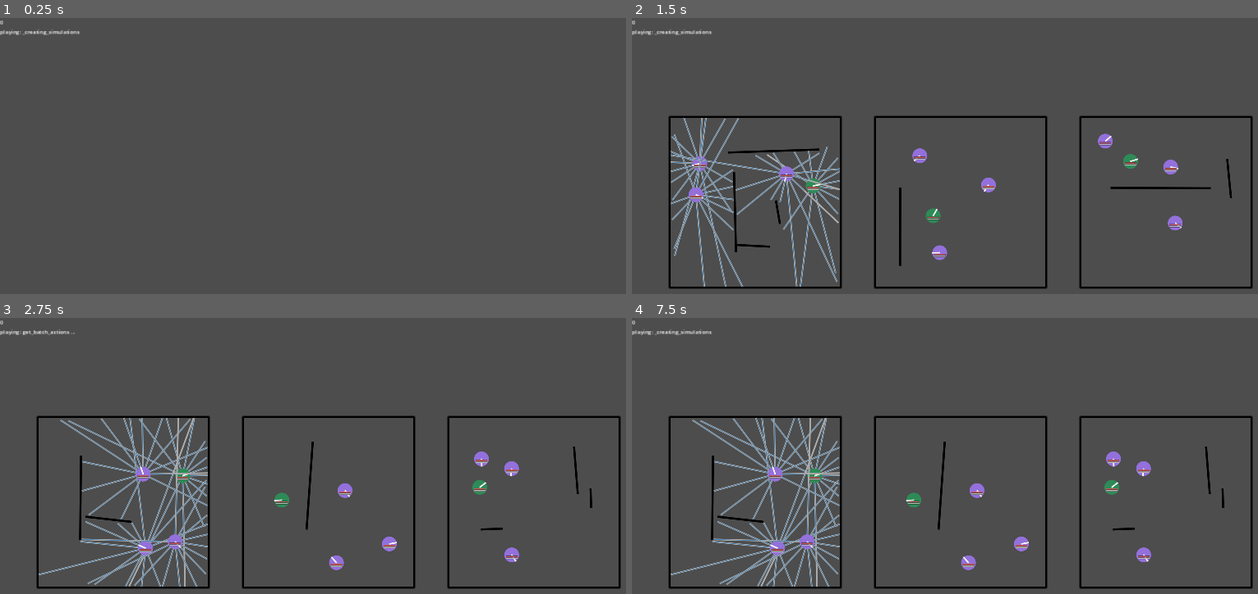
Above: before the commit, frames 1-4 (two rows, left to right).
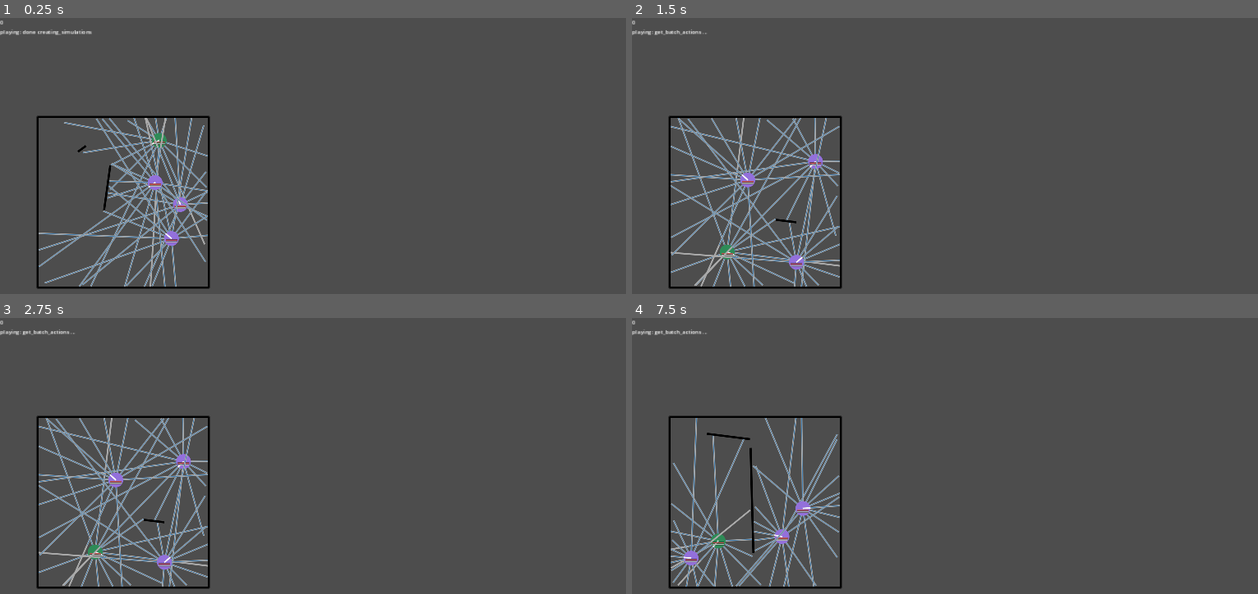
Above: after the commit, the same moments.

Repository: stokatyan/godot-ai
Game: Godot game, scene res://ZombieGame/ZEnv.tscn
Two runs of this game, one before a commit and one after it. Both use one fixed random seed, a clock stepped at 60 frames per second and the inputs below.
Inputs:
- Up to frame 1 (0.25 s): no input
- Up to frame 2 (1.5 s): tap Enter at 0.5 s; hold D 0.53-1.28 s; tap 2 at 0.6 s; tap Space at 0.77, 1.25 s; hold S from 1.28 s (still down); tap 3 at 1.35 s
- Up to frame 3 (2.75 s): tap Space at 1.52 s; tap Enter at 2 s; release S at 2.03 s; hold D from 2.03 s (still down); tap O at 2.1 s
- Up to frame 4 (7.5 s): tap Space at 2.75, 3.02, 3.77, 4.25, 4.52, 6.02, 6.77 s; release D at 2.78 s; hold Up 2.78-3.53 s; tap Enter at 2.85, 3.5 s; hold 7 3.53-4.28 s; hold A 3.53-5.03 s; tap 8 at 4.35 s; hold S 5.03-5.78 s; hold 9 5.03-5.78 s; hold D 5.78-6.53 s; tap 0 at 5.85 s; hold Up 6.53-7.28 s; hold Shift 6.53-7.28 s; hold D from 7.28 s (still down); tap 2 at 7.35 s

The runs differ from the first frame. In frame 1, 4.9% of the frame differs, in the area x 3-34%, y 4-99%; in frame 2, 9.3%; in frame 3, 9.3%, in the area x 6-100%, y 35-99%; in frame 4, 8.8%.
Error in both runs: Cannot call method 'poll' on a null value. (res://AI/AIServerTCP.gd:40)

Commit message:
Able to get soldier moving; need to fix zombies

Diff:
--- a/godot-ai-client/ZombieGame/ZEnv.gd
+++ b/godot-ai-client/ZombieGame/ZEnv.gd
@@ -81,13 +81,16 @@
 	return ZSimulation.new() as ZSimulation
 
 func get_simulation_count() -> int:
-	return 20
+	return 1
 
 func get_steps_in_round() -> int:
 	return 105
 
 func get_state_dim(_agent_name: String) -> int:
-	return _example_sim.get_state(0).size() # Only 1 type of agent
+	if _agent_name == _example_sim.agent_names[0]:
+		return _example_sim.get_state(0).size()
+	else:
+		return _example_sim.get_state(1).size()
 
 func get_action_dim(_agent_name: String) -> int:
 	if _agent_name == _example_sim.agent_names[0]:
--- a/godot-ai-client/ZombieGame/ZSimulation.gd
+++ b/godot-ai-client/ZombieGame/ZSimulation.gd
@@ -13,10 +13,10 @@
 		return _map_size/2
 
 var _agents_to_prev_actions = {}
-var _action_history_size = 10
+var _action_history_size = 1
 
 var _agents_to_prev_observations= {}
-var _observation_history_size = 10
+var _observation_history_size = 1
 
 var _wall_thickness: float = 5
 
@@ -186,7 +186,9 @@
 	return _agents.size()
 
 func get_agent_name(agent_index: int) -> String:
-	return agent_names[0]
+	if agent_index == 0:
+		return agent_names[0]
+	return agent_names[1]
 
 ## New Game
 
@@ -322,7 +324,7 @@
 
 	var prev_actions = _agents_to_prev_actions[agent]
 	prev_actions += action_vector
-	for action in range(0, 5):
+	for action in range(0, 3):
 		prev_actions.pop_front()
 
 	_agents_to_prev_actions[agent] = prev_actions
